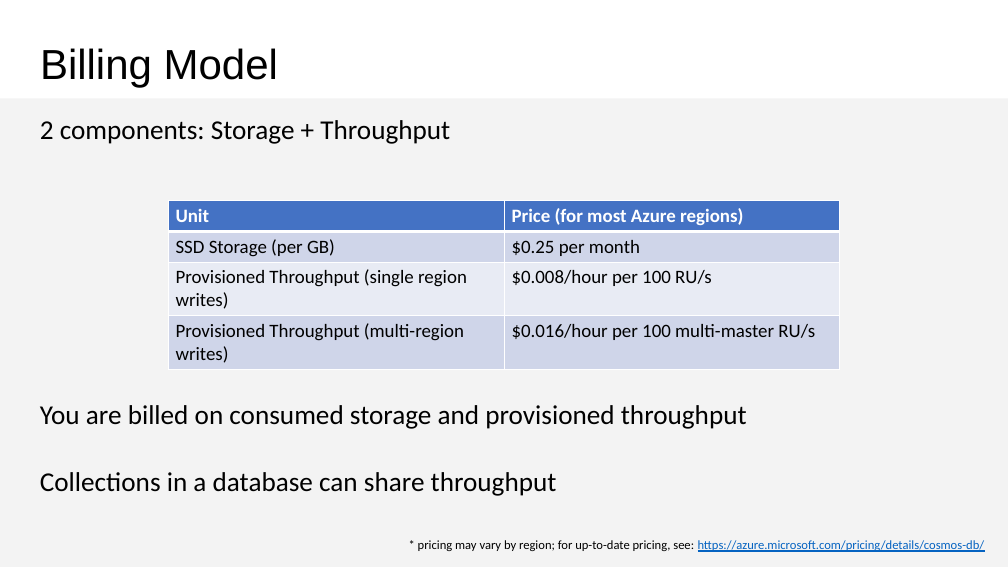
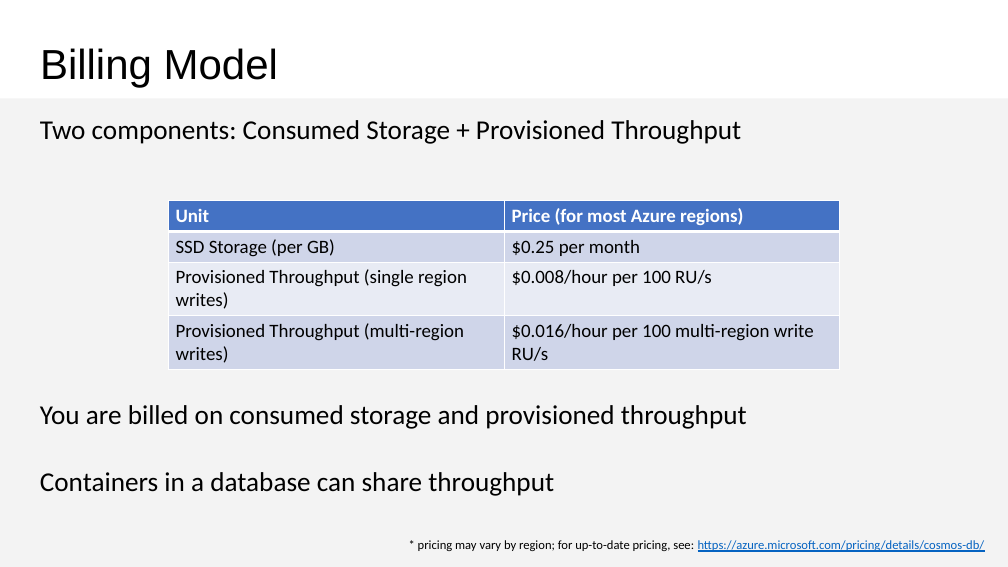
Before and after one commit to CosmosDB/labs, a slide deck: slide 2 of decks/Request-Units-Billing.pptx. Drawn at 1008x567 pixels with LibreOffice and Linux fonts; fonts in the diff are those of the drawing. Boxes give left, top, right and bottom in pixels: in the first picture for what was removed or moved away, otherwise in the second. Text is boxed around its words. In the diff, an @@ line names an element or a change of style, - is before the commit and + after.

```diff
--- a/decks/Request-Units-Billing.pptx
+++ b/decks/Request-Units-Billing.pptx
@@ text at [40, 120, 741, 144]: text changed @@
-2 components: Storage + Throughput
+Two components: Consumed Storage + Provisioned Throughput
@@ table at [168, 201, 839, 368] @@
-row 4, column 2: $0.016/hour per 100 multi-master RU/s
+row 4, column 2: $0.016/hour per 100 multi-region write RU/s
@@ text at [40, 472, 554, 496]: text changed @@
-Collections in a database can share throughput
+Containers in a database can share throughput
```
Also in this commit, not shown: 5 other slides changed, 2 slides added, 1 other file.
